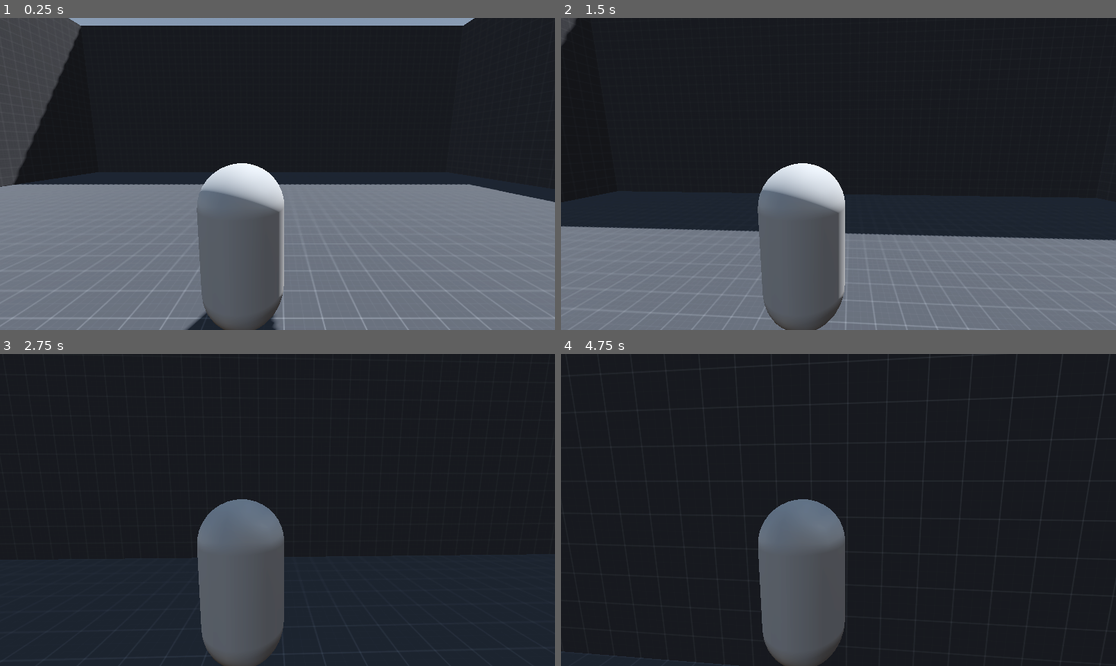
Above: before the commit, frames 1-4 (two rows, left to right).
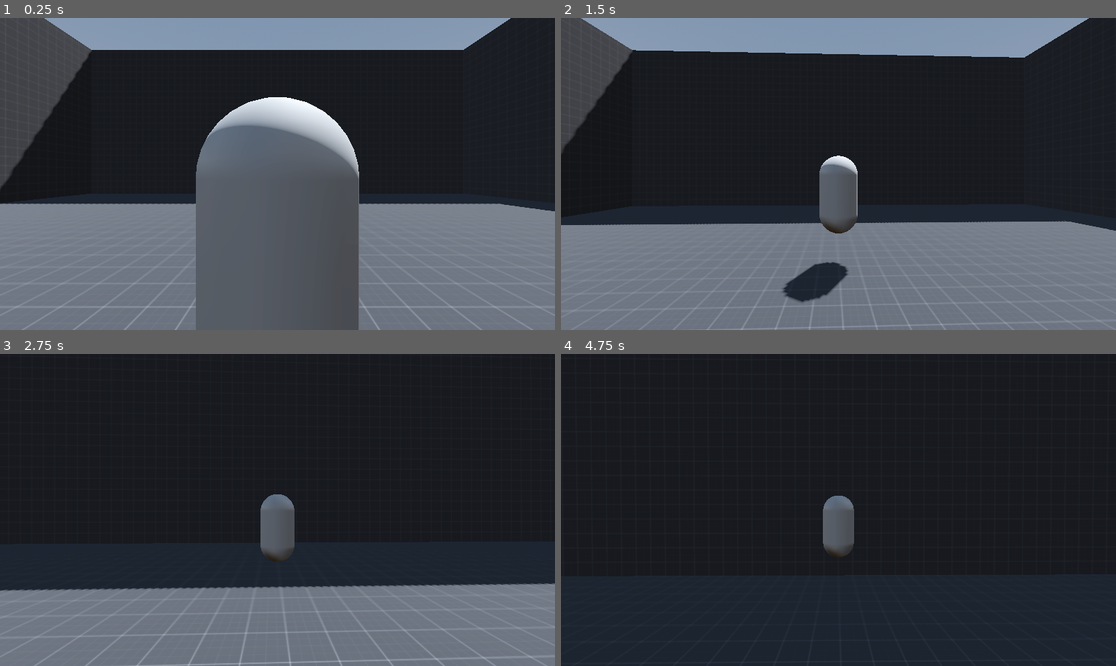
Above: after the commit, the same moments.

Repository: jhonatanreistavares/godotx
Game: Godot game, scene res://Cenas/world.tscn
Same seed, same stepped clock (60 frames per second), same inputs: the game is played once before the commit and once after it.
Inputs (mouse positions are in pixels of both pictures, inside the frame that each line leads up to):
- Up to frame 1 (0.25 s): no input
- Up to frame 2 (1.5 s): move the mouse to (866, 174) at 0.52 s; hold Tab (toggle_mouse_capture, bound only after the commit) 0.53-1.28 s; hold W (Up) from 0.53 s (still down); tap Space (Jump) at 0.77 s; tap Mouse wheel down (wheel_down, bound only after the commit) at 0.8, 1.35 s; move the mouse to (810, 174) at 1.27 s
- Up to frame 3 (2.75 s): keep holding W (Up); tap Space (Jump) at 1.52 s; tap Mouse wheel up (wheel_up, bound only after the commit) at 1.55 s; move the mouse to (288, 503) at 2.02 s; hold Mouse wheel up (wheel_up, bound only after the commit) from 2.03 s (still down); tap Tab (toggle_mouse_capture, bound only after the commit) at 2.3 s
- Up to frame 4 (4.75 s): keep holding W (Up); move the mouse to (832, 516) at 2.77 s; release Mouse wheel up (wheel_up, bound only after the commit) at 2.78 s; tap Tab (toggle_mouse_capture, bound only after the commit) at 2.85, 4.55 s; tap Space (Jump) at 3.02, 3.77, 4.52 s; tap Mouse wheel down (wheel_down, bound only after the commit) at 3.05 s; move the mouse to (877, 513) at 3.52 s; hold Mouse wheel down (wheel_down, bound only after the commit) 3.53-4.28 s; tap Mouse wheel up (wheel_up, bound only after the commit) at 3.8, 4.35 s; tap Enter at 4.25 s; move the mouse to (794, 506) at 4.27 s

The runs differ from the first frame. In frame 1, 26% of the frame differs, in the area x 0-100%, y 0-100%; in frame 2, 23%; in frame 3, 30%, in the area x 0-100%, y 44-100%; in frame 4, 8.0%.
Error before the commit: Trying to assign value of type 'float' to a variable of type 'Vector2'. (res://Cenas/Player/Camera.gd:28)

Commit message:
Camera Working
scrip da câmera como campos para personalização dos valores para ela

Diff:
--- /dev/null
+++ b/Cenas/Player/camera_follow.gd
@@ -0,0 +1,8 @@
+extends Camera3D
+
+
+@export var spring_arm: Node3D
+@export var lerp_power: float = 1.0
+
+func _process(delta: float) -> void:
+	position = lerp(position, spring_arm.position, delta*lerp_power)
--- /dev/null
+++ b/Cenas/Player/camera_spring_arm.gd
@@ -0,0 +1,32 @@
+extends Node3D
+
+@export var mouse_sensibility: float = 0.0005
+@export_range(-90.0, 0.0, 0.1, "radians as degress") var min_vertical_angle: float = -PI/2
+@export_range(0.0, 90.0, 0.1, "radians as degress") var max_vertical_angle: float = PI/4
+
+@onready var spring_arm := $SpringArm3D
+# Called when the node enters the scene tree for the first time.
+func _ready():
+	Input.set_mouse_mode(Input.MOUSE_MODE_CAPTURED)
+
+
+# Called every frame. 'delta' is the elapsed time since the previous frame.
+func _unhandled_input(event: InputEvent) -> void:
+	if event is InputEventMouseMotion and Input.mouse_mode == Input.MOUSE_MODE_CAPTURED:
+		rotation.y -= event.relative.x * mouse_sensibility
+		rotation.y = wrapf(rotation.y, 0.0, TAU)
+
+		rotation.x -= event.relative.y * mouse_sensibility
+		rotation.x = clamp(rotation.x, -PI/2, PI/4)
+
+
+	if event.is_action_pressed("wheel_up"):
+		spring_arm.spring_length -= 1
+	if event.is_action_pressed("wheel_down"):
+		spring_arm.spring_length += 1
+
+	if event.is_action_pressed("toggle_mouse_capture"):
+		if Input.mouse_mode == Input.MOUSE_MODE_CAPTURED:
+			Input.set_mouse_mode(Input.MOUSE_MODE_VISIBLE)
+		else:
+			Input.set_mouse_mode(Input.MOUSE_MODE_CAPTURED)
--- a/Cenas/Player/player.tscn
+++ b/Cenas/Player/player.tscn
@@ -1,11 +1,15 @@
-[gd_scene load_steps=5 format=3 uid="uid://be6luu0ypuxtw"]
+[gd_scene load_steps=7 format=3 uid="uid://be6luu0ypuxtw"]
 
 [ext_resource type="Script" path="res://Cenas/Player/player.gd" id="1_7k3ws"]
-[ext_resource type="Script" path="res://Cenas/Player/Camera.gd" id="2_wblai"]
+[ext_resource type="Script" path="res://Cenas/Player/camera_spring_arm.gd" id="2_c7jvy"]
+[ext_resource type="Script" path="res://Cenas/Player/camera_follow.gd" id="3_jjuua"]
 
 [sub_resource type="CapsuleShape3D" id="CapsuleShape3D_r8ujq"]
 
 [sub_resource type="CapsuleMesh" id="CapsuleMesh_vy8l4"]
+
+[sub_resource type="SphereShape3D" id="SphereShape3D_2xpeg"]
+radius = 0.3
 
 [node name="Player" type="CharacterBody3D"]
 script = ExtResource("1_7k3ws")
@@ -16,8 +20,16 @@
 [node name="MeshInstance3D" type="MeshInstance3D" parent="."]
 mesh = SubResource("CapsuleMesh_vy8l4")
 
-[node name="Camera" type="Node3D" parent="."]
-script = ExtResource("2_wblai")
+[node name="SpringArmPivot" type="Node3D" parent="."]
+transform = Transform3D(1, 0, 0, 0, 1, 0, 0, 0, 1, 0, 0.528193, 0)
+script = ExtResource("2_c7jvy")
 
-[node name="Camera3D" type="Camera3D" parent="Camera"]
-transform = Transform3D(1, 0, 0, 0, 0.990268, 0.139173, 0, -0.139173, 0.990268, 0.42, 1.205, 2.335)
+[node name="SpringArm3D" type="SpringArm3D" parent="SpringArmPivot"]
+shape = SubResource("SphereShape3D_2xpeg")
+spring_length = 6.0
+
+[node name="SpringPosition" type="Node3D" parent="SpringArmPivot/SpringArm3D"]
+
+[node name="Camera3D" type="Camera3D" parent="SpringArmPivot" node_paths=PackedStringArray("spring_arm")]
+script = ExtResource("3_jjuua")
+spring_arm = NodePath("../SpringArm3D/SpringPosition")
--- a/project.godot
+++ b/project.godot
@@ -42,6 +42,21 @@
 "events": [Object(InputEventKey,"resource_local_to_scene":false,"resource_name":"","device":-1,"window_id":0,"alt_pressed":false,"shift_pressed":false,"ctrl_pressed":false,"meta_pressed":false,"pressed":false,"keycode":0,"physical_keycode":32,"key_label":0,"unicode":32,"echo":false,"script":null)
 ]
 }
+wheel_up={
+"deadzone": 0.5,
+"events": [Object(InputEventMouseButton,"resource_local_to_scene":false,"resource_name":"","device":-1,"window_id":0,"alt_pressed":false,"shift_pressed":false,"ctrl_pressed":false,"meta_pressed":false,"button_mask":8,"position":Vector2(107, 11),"global_position":Vector2(110, 43),"factor":1.0,"button_index":4,"canceled":false,"pressed":true,"double_click":false,"script":null)
+]
+}
+wheel_down={
+"deadzone": 0.5,
+"events": [Object(InputEventMouseButton,"resource_local_to_scene":false,"resource_name":"","device":-1,"window_id":0,"alt_pressed":false,"shift_pressed":false,"ctrl_pressed":false,"meta_pressed":false,"button_mask":16,"position":Vector2(114, 18),"global_position":Vector2(117, 50),"factor":1.0,"button_index":5,"canceled":false,"pressed":true,"double_click":false,"script":null)
+]
+}
+toggle_mouse_capture={
+"deadzone": 0.5,
+"events": [Object(InputEventKey,"resource_local_to_scene":false,"resource_name":"","device":-1,"window_id":0,"alt_pressed":false,"shift_pressed":false,"ctrl_pressed":false,"meta_pressed":false,"pressed":false,"keycode":0,"physical_keycode":4194306,"key_label":0,"unicode":0,"echo":false,"script":null)
+]
+}
 
 [layer_names]
 
